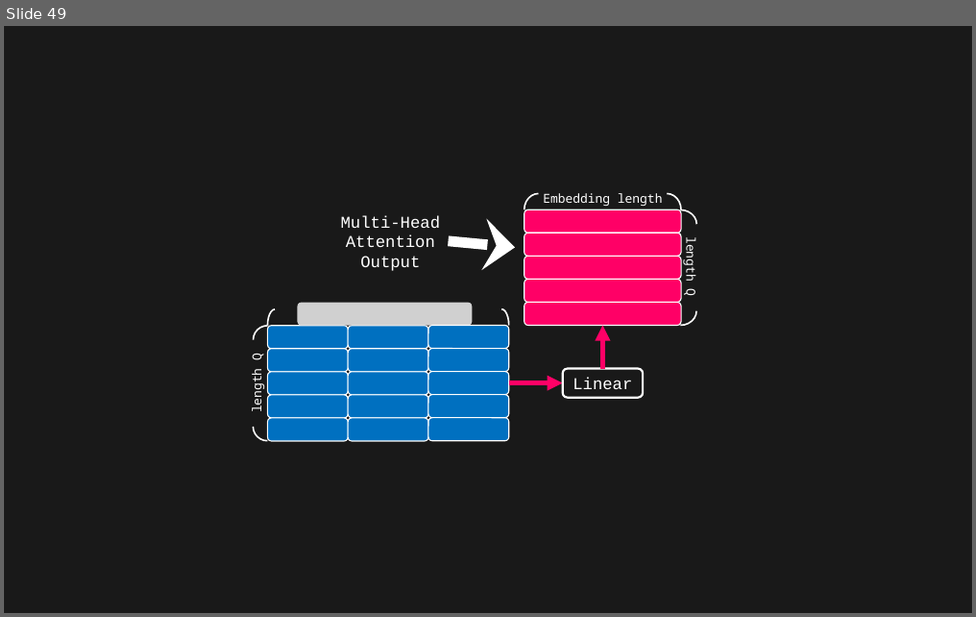
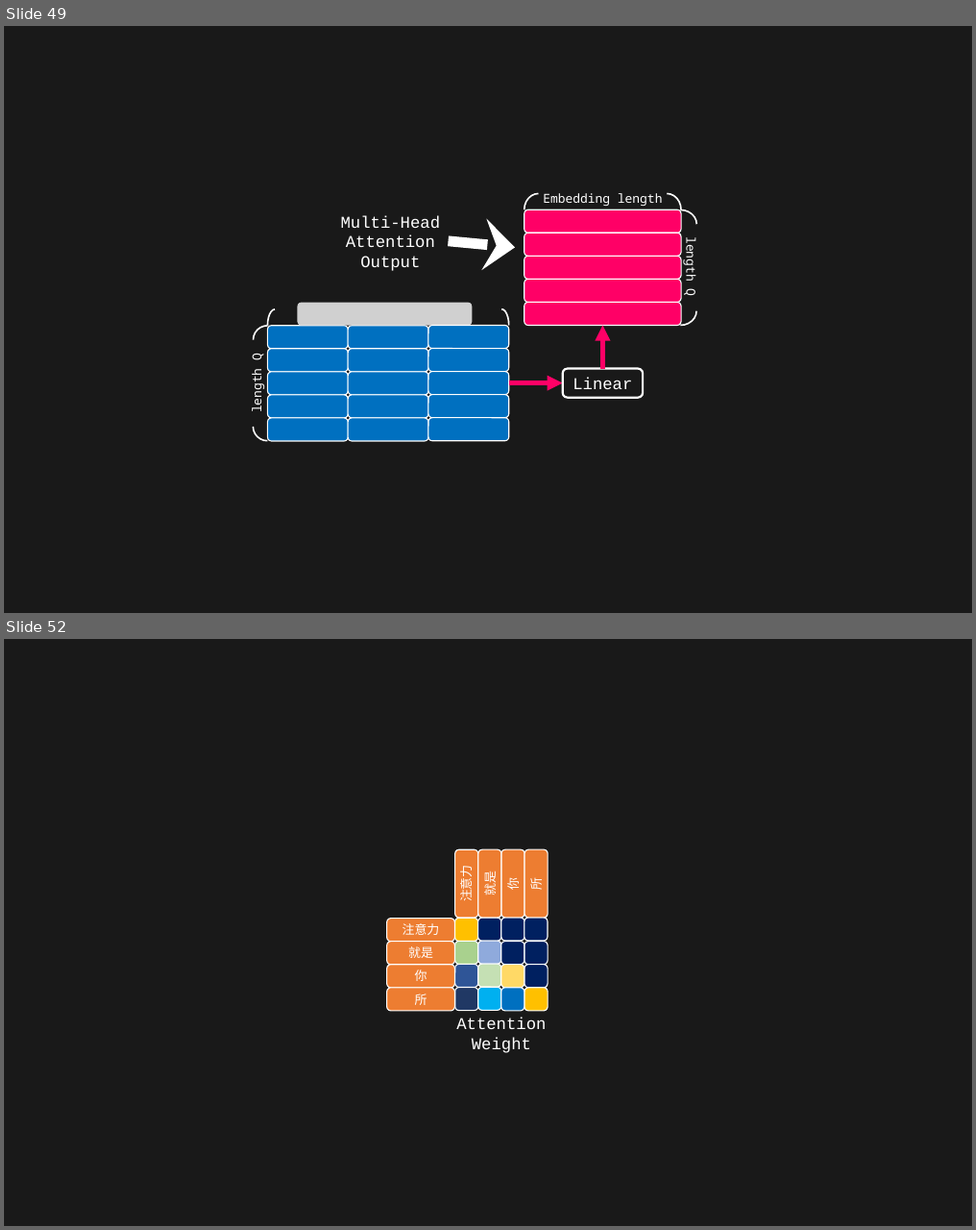
Before and after one commit to toonnyy8/deep-learning-notes, a slide deck: attention-is-all-you-need/image.pptx. Shown one above the other, each under a label of ours: slide 49 before the commit, slides 49 and 52 after it; the slides between them are not shown. The pictures are 976x617 and 976x1230 pixels, drawn with LibreOffice and Linux fonts; fonts in the diff are those of the drawing; grey boxes stand for pictures. Boxes give left, top, right and bottom in pixels: in the first picture for what was removed or moved away, otherwise in the second. Text is boxed around its words. In the diff, an @@ line names an element or a change of style, - is before the commit and + after.

```diff
--- a/attention-is-all-you-need/image.pptx
+++ b/attention-is-all-you-need/image.pptx
@@ slide 52 added at [4,639,972,1226], background #191919 @@
@@ group added at [455,849,547,917]: 4 rounded rectangles @@
+注意力
+就是
+你
+所
@@ group added at [387,918,454,1011]: 4 rounded rectangles @@
+注意力
+就是
+你
+所
@@ group added at [455,917,547,1011]: 16 rounded rectangles @@
@@ text added at [456,1017,545,1053], 32 pt, text #FFFFFF @@
+Attention
+Weight
```
Also in this commit, not shown: 2 other slides added, 6 other files.
